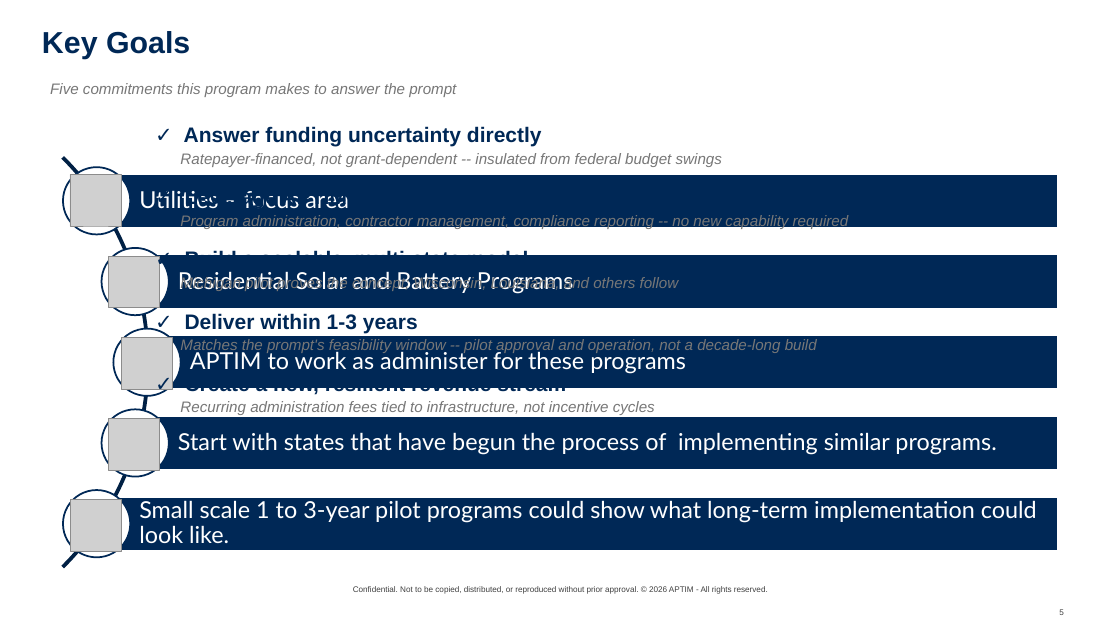
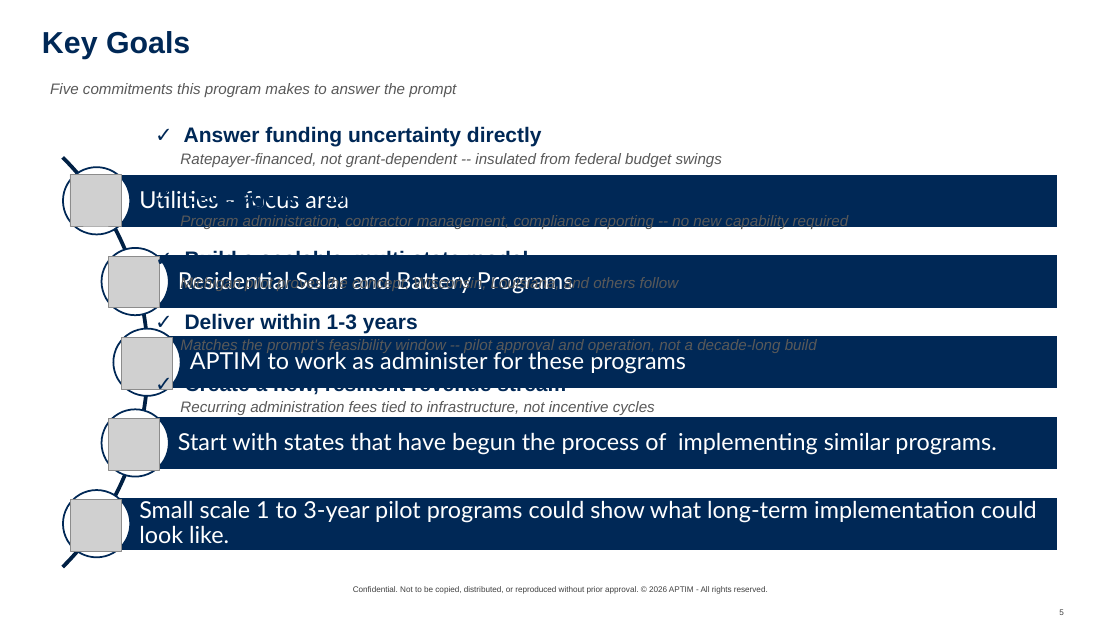
Before and after one commit to graseeuh/HERMES, a slide deck: slide 5 of Group_1_STRIVE_Presentation.pptx. Drawn at 1120x630 pixels with LibreOffice and Linux fonts; fonts in the diff are those of the drawing; grey boxes stand for pictures; background and template pictures are left out. Boxes give left, top, right and bottom in pixels: in the first picture for what was removed or moved away, otherwise in the second. Text is boxed around its words. In the diff, an @@ line names an element or a change of style, - is before the commit and + after.

```diff
--- a/Group_1_STRIVE_Presentation.pptx
+++ b/Group_1_STRIVE_Presentation.pptx
@@ text "Five commitments this program makes ..." at [50,83,456,97]: text colour #777777 to #595959 @@
@@ text at [180,153,849,415]: text colour #777777 to #595959 in "Ratepayer-financed, not grant-dependent -- insulated from fe ...", "Program administration, contractor management, compliance re ...", "Michigan pilot proves the concept; Wisconsin, Louisiana, ...", "Matches the prompt's feasibility window -- pilot ..." and 1 more places @@
```
Also in this commit, not shown: 13 other slides changed.
